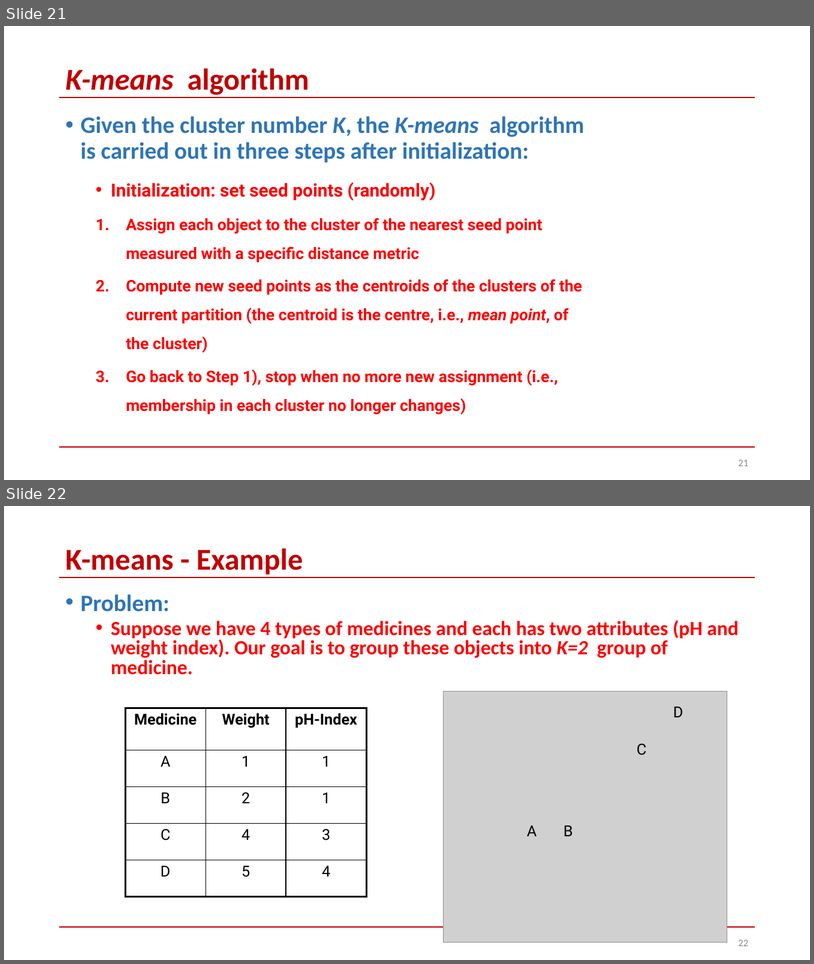
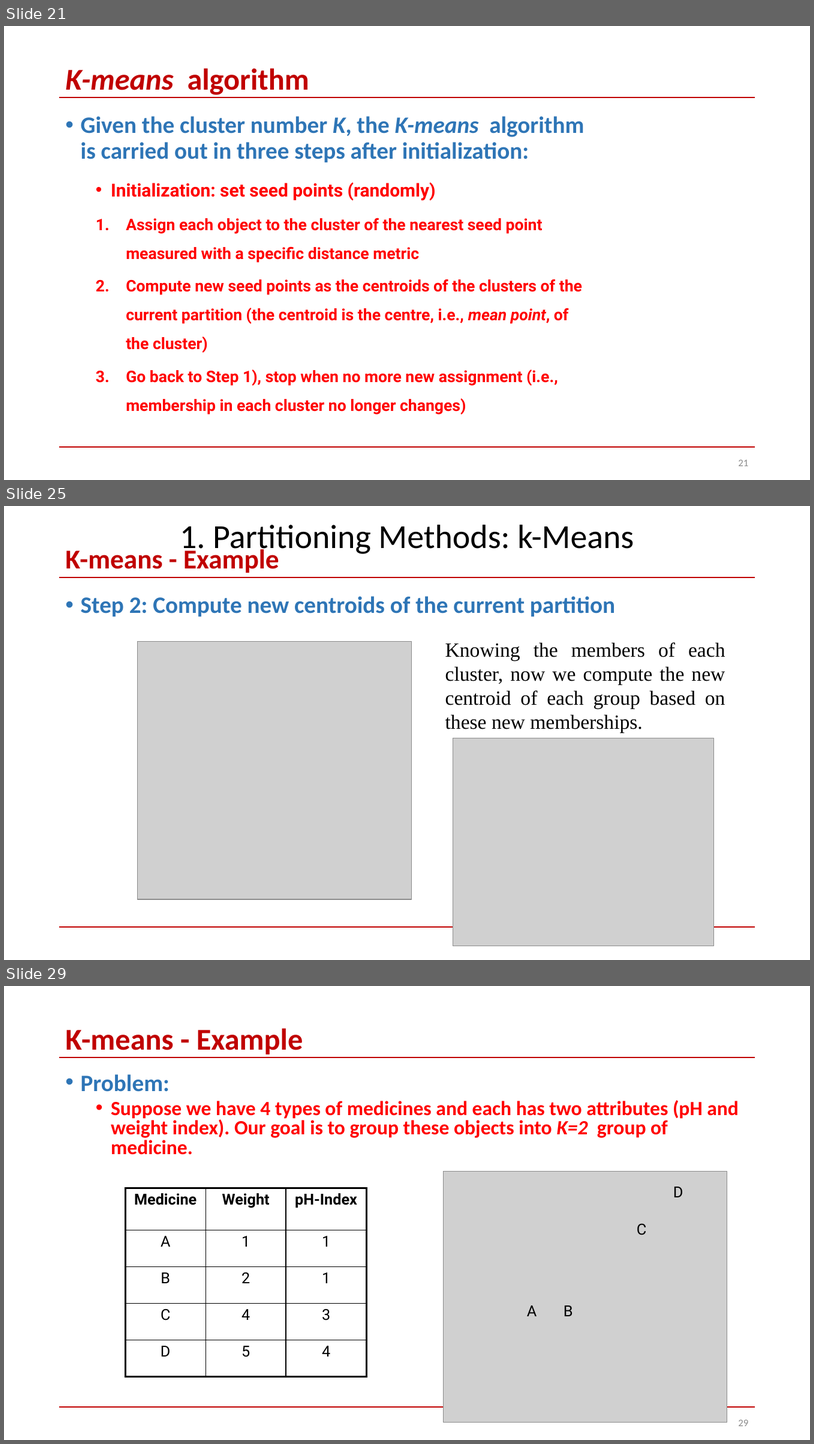
Before and after one commit to skysumitkumar/Du_Mca, a slide deck: 3rd_semester/Data_Science_with_python/PPT/Unit_4/Clustering-Part1.pptx. Shown one above the other, each under a label of ours: slides 21 and 22 before the commit, slides 21, 25 and 29 after it; the slides between them are not shown. The pictures are 814x964 and 814x1444 pixels, drawn with LibreOffice and Linux fonts; fonts in the diff are those of the drawing; grey boxes stand for pictures. Boxes give left, top, right and bottom in pixels: in the first picture for what was removed or moved away, otherwise in the second. Text is boxed around its words. In the diff, an @@ line names an element or a change of style, - is before the commit and + after.

Commit message:
k-means_change

```diff
--- a/3rd_semester/Data_Science_with_python/PPT/Unit_4/Clustering-Part1.pptx
+++ b/3rd_semester/Data_Science_with_python/PPT/Unit_4/Clustering-Part1.pptx
@@ slide 25 added at [4,506,810,960], background #FFFFFF; not listed: 2 template elements that a slide beside it also shows @@
@@ text added at [180,525,634,556], 40 pt, text #000000 @@
+1. Partitioning Methods: k-Means
@@ title added at [65,546,279,573], 32.4 pt, text #C00000, bold @@
+K-means - Example
@@ text added at [81,596,615,616], 28 pt, text #2E75B6, bold @@
+• Step 2: Compute new centroids of the current partition
@@ picture added at [138,642,412,899] @@
@@ text added at [446,642,726,733], 24 pt, text #000000 @@
+Knowing the members of each cluster, now we compute the new centroid of each group based on these new memberships.
@@ picture added at [453,738,714,945] @@
@@ what was slide 22 is now slide 29 @@
@@ page number at [738,1419,749,1426]: text changed @@
-22
+29
```
Also in this commit, not shown: 1 slide changed, 6 other slides added.
